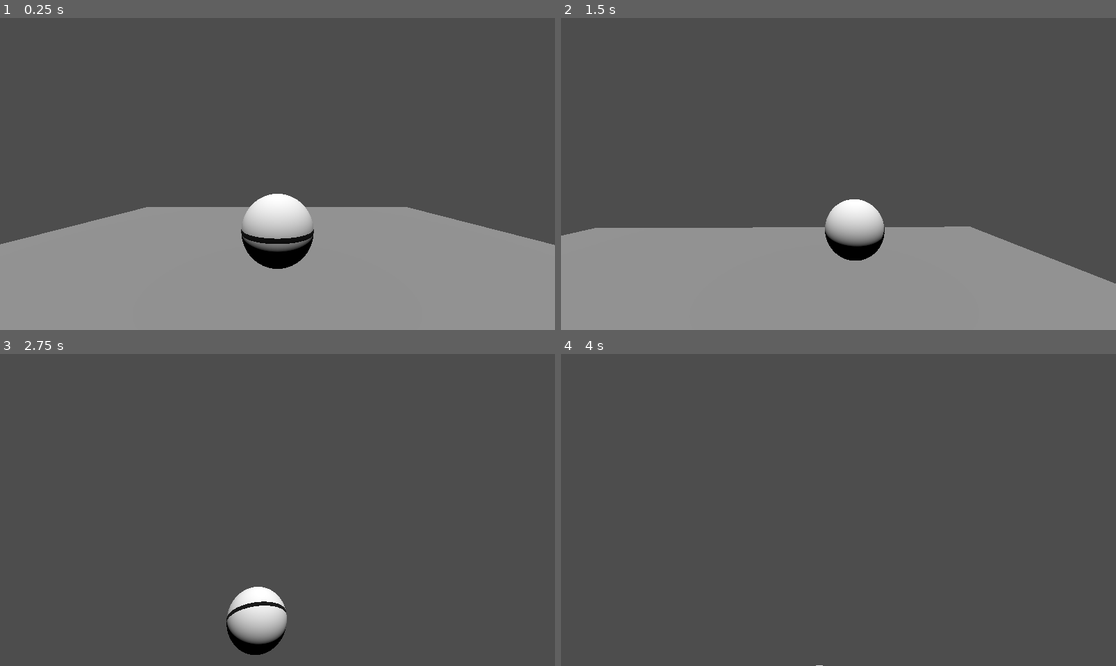
Above: before the commit, frames 1-4 (two rows, left to right).
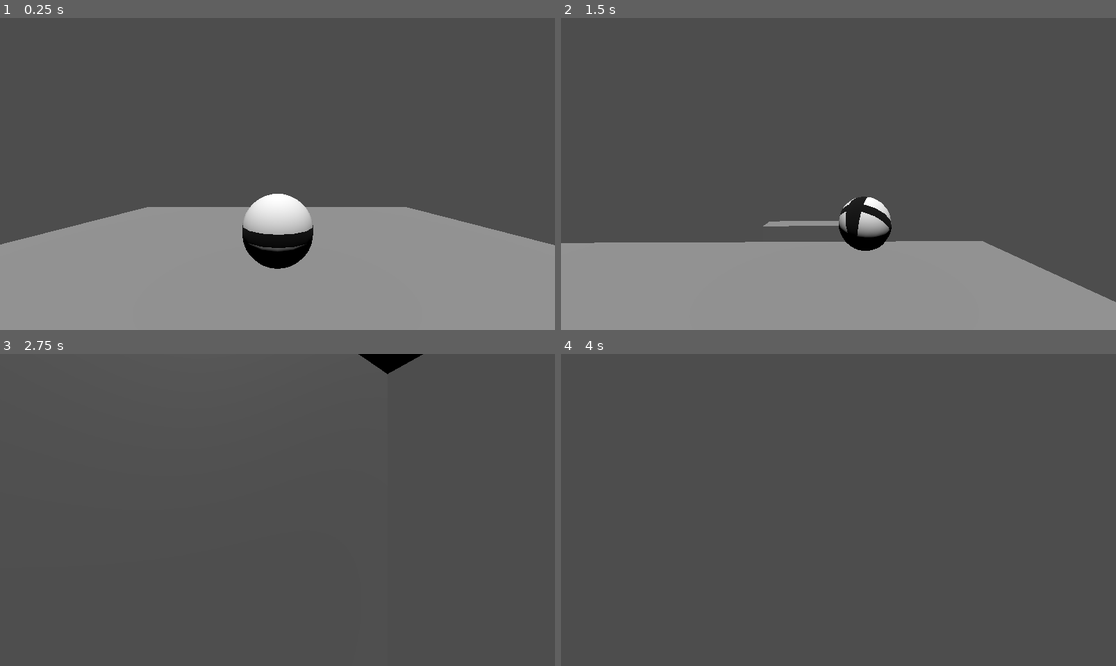
Above: after the commit, the same moments.

Repository: Samprisho/Wild-Jam-2025
Game: Godot game, scene res://scenes/map.tscn
Two runs of this game, one before a commit and one after it. Both use one fixed random seed, a clock stepped at 60 frames per second and the inputs below.
Inputs (mouse positions are in pixels of both pictures, inside the frame that each line leads up to):
- Up to frame 1 (0.25 s): no input
- Up to frame 2 (1.5 s): move the mouse to (866, 174) at 0.52 s; hold W (Forward) from 0.53 s (still down); move the mouse to (810, 174) at 1.27 s
- Up to frame 3 (2.75 s): keep holding W (Forward); move the mouse to (288, 503) at 2.02 s
- Up to frame 4 (4 s): keep holding W (Forward); move the mouse to (832, 516) at 2.77 s; move the mouse to (877, 513) at 3.52 s

The runs differ from the first frame. In frame 1, 0.4% of the frame differs, in the area x 0-100%, y 56-81%; in frame 2, 5.8%, in the area x 0-100%, y 57-92%; in frame 3, 2.1%; in frame 4, less than 0.1%.

Commit message:
better ball physics and shader

Diff:
--- a/scenes/map.tscn
+++ b/scenes/map.tscn
@@ -32,9 +32,25 @@
 transform = Transform3D(1, 0, 0, 0, 1, 0, 0, 0, 1, 0, 0, 4)
 size = Vector3(10, 2, 2)
 
+[node name="CSGBox3D4" type="CSGBox3D" parent="CSGCombiner3D"]
+transform = Transform3D(1, 0, 0, 0, 1, 0, 0, 0, 1, 0, -4, -21)
+size = Vector3(10, 2, 2)
+
+[node name="CSGBox3D3" type="CSGBox3D" parent="CSGCombiner3D"]
+transform = Transform3D(1, 0, 0, 0, 1, 0, 0, 0, 1, 0, -5, -16.5)
+size = Vector3(10, 1, 9)
+
 [node name="CSGBox3D2" type="CSGBox3D" parent="CSGCombiner3D"]
 size = Vector3(10, 1, 10)
 
 [node name="CSGMesh3D" type="CSGMesh3D" parent="CSGCombiner3D"]
 transform = Transform3D(-8.74228e-08, 0, -3, 0, 1, 0, 2, 0, -1.31134e-07, -3.5, 0.5, 2)
 mesh = SubResource("PrismMesh_4xfga")
+
+[node name="CSGMesh3D2" type="CSGMesh3D" parent="CSGCombiner3D"]
+transform = Transform3D(-8.74228e-08, 0, -3, 0, 1, 0, 2, 0, -1.31134e-07, 3.5, 0.5, 2)
+mesh = SubResource("PrismMesh_4xfga")
+
+[node name="CSGMesh3D3" type="CSGMesh3D" parent="CSGCombiner3D"]
+transform = Transform3D(-3.0598e-07, 0, -3, 0, 5.0065, 0, 7, 0, -1.31134e-07, 3.5, -2, -8.5)
+mesh = SubResource("PrismMesh_4xfga")
--- a/scenes/the_ball.tscn
+++ b/scenes/the_ball.tscn
@@ -14,11 +14,17 @@
 
 [sub_resource type="SphereMesh" id="SphereMesh_facm7"]
 material = SubResource("ShaderMaterial_ds8po")
+radial_segments = 16
+rings = 16
 
 [sub_resource type="SphereShape3D" id="SphereShape3D_facm7"]
 
 [node name="RigidBody3D" type="RigidBody3D" node_paths=PackedStringArray("springArm")]
+mass = 0.7
 physics_material_override = ExtResource("1_r2clb")
+gravity_scale = 1.3
+linear_damp = 0.1
+angular_damp = 4.0
 script = ExtResource("1_facm7")
 springArm = NodePath("SpringArm3D/Camera3D")
 
--- a/scripts/ball.gd
+++ b/scripts/ball.gd
@@ -2,7 +2,9 @@
 class_name Ball
 
 @export var accelaration: float = 200
-@export var deaccelaration: float = 1.4
+@export var deaccelaration: float = 1.05
+@export var brakeVelocityMultiplyer: float = 5
+@export var brakeVelocityMultiplyerThreshold: float = 0.9
 @export var springArm: Node3D
 
 func _physics_process(_delta: float) -> void:
@@ -14,13 +16,21 @@
 	angular_velocity /= deaccelaration
 
 	var calculated_velocity = calculate_motion(input)
+	var actualDirection = Vector2(angular_velocity.x, angular_velocity.z).normalized()
+	var desiredDirection = Vector2(calculate_desired_rotation_direction(input).x, calculate_desired_rotation_direction(input).z).normalized()
 
-	calculated_velocity *= 5 if \
-	(calculated_velocity.normalized()).distance_to(angular_velocity.normalized()) > 2 else 1
+	var difference = abs(desiredDirection.angle() - actualDirection.angle())
 
-	angular_velocity += calculated_velocity
+
+	angular_velocity += calculated_velocity * (brakeVelocityMultiplyer if difference >= 1 else 1)
 
 func calculate_motion(input):
-	var dir = ((springArm.global_basis.x * input.x) + (springArm.global_basis.z * input.y)).normalized()
+	var dir = calculate_desired_rotation_direction(input)
 
 	return get_physics_process_delta_time() * accelaration * dir
+
+func calculate_desired_rotation_direction(input: Vector2):
+	var dir = ((springArm.global_basis.x.normalized() * input.x) + (springArm.global_basis.z.normalized() * input.y)).normalized()
+	return dir
+func calculate_desired_linear_direction(input: Vector2):
+	pass
--- a/shaders/ball.gdshader
+++ b/shaders/ball.gdshader
@@ -1,6 +1,6 @@
 shader_type spatial;
 
-const float stripWidth = 0.48;
+const float stripWidth = 0.45;
 const float offset = 0.f;
 
 void vertex() {
@@ -8,14 +8,18 @@
 }
 
 void fragment() {
+
 	float wave = sin(TIME) * 5.f;
 	float width = stripWidth;
 
-	float stripUp = step(width, 1.f - UV.y +  + offset);
-	float stripDown = step(width, UV.y +  + offset);
+	float stripUp = step(width, 1.f - UV.y + offset);
+	float stripDown = step(width, UV.y + offset);
+
+	float stripLeft = step(width, 1.f - UV.x);
+	float stripRight = step(width, UV.x);
 
 	ALBEDO = vec3(
-		1.f - (stripUp * stripDown)
+		(1.f - (stripUp * stripDown)) * (1.f - (stripLeft * stripRight))
 	);
 
 }
